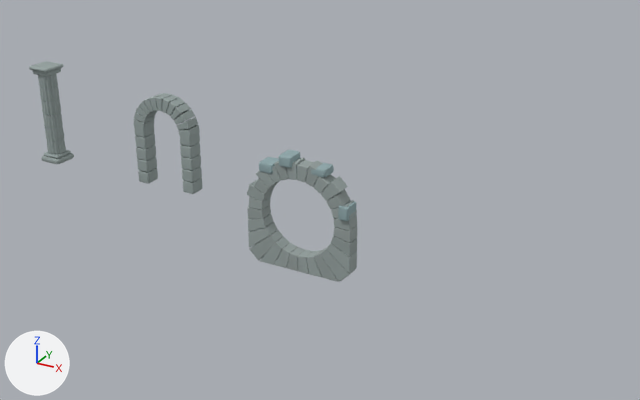
Before and after pictures for a commit that changed the Blender file assets/source/ruins.blend.
Camera for both pictures: a 50 mm lens placed at (53.9, -51.4, 27.3), pointed at (24.2, 2.5, 0.4). Every picture has the same lights, and +X, +Y and +Z are marked at lower left. The picture after the commit comes second.

In view in the first picture: 'arch', 'column', 'ring'.
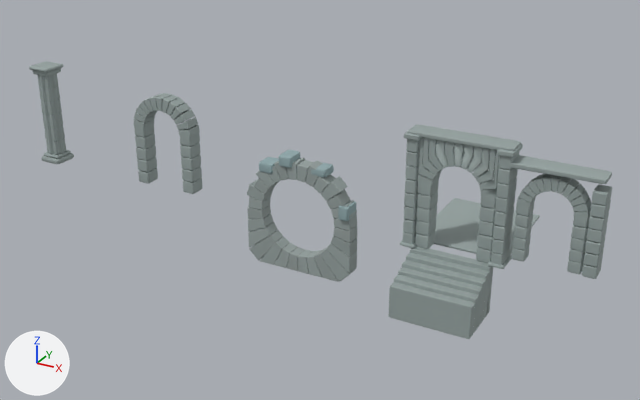
Diff of the bpy script that builds the scene:
```diff
--- a/assets/source/ruins.blend.py
+++ b/assets/source/ruins.blend.py
@@ me_gateway_facade @@
+me_gateway_facade.from_pydata(...)  # 10992 vertices, 12540 faces; spans x -3.7..9.48, y -4.32..8.65, z -3.71..8.31
+me_gateway_facade.materials.append(mat_reef)
@@ ob_gateway_facade @@
+ob_gateway_facade = bpy.data.objects.new('gateway_facade', me_gateway_facade)
+ob_gateway_facade.location = (36.0, 0.0, 0.0)
```

Where the change shows, as pixel boxes [x1, y1, x2, y2] in the pictures (640 x 400 px):
'gateway_facade', added
    after: [388, 125, 612, 339]
